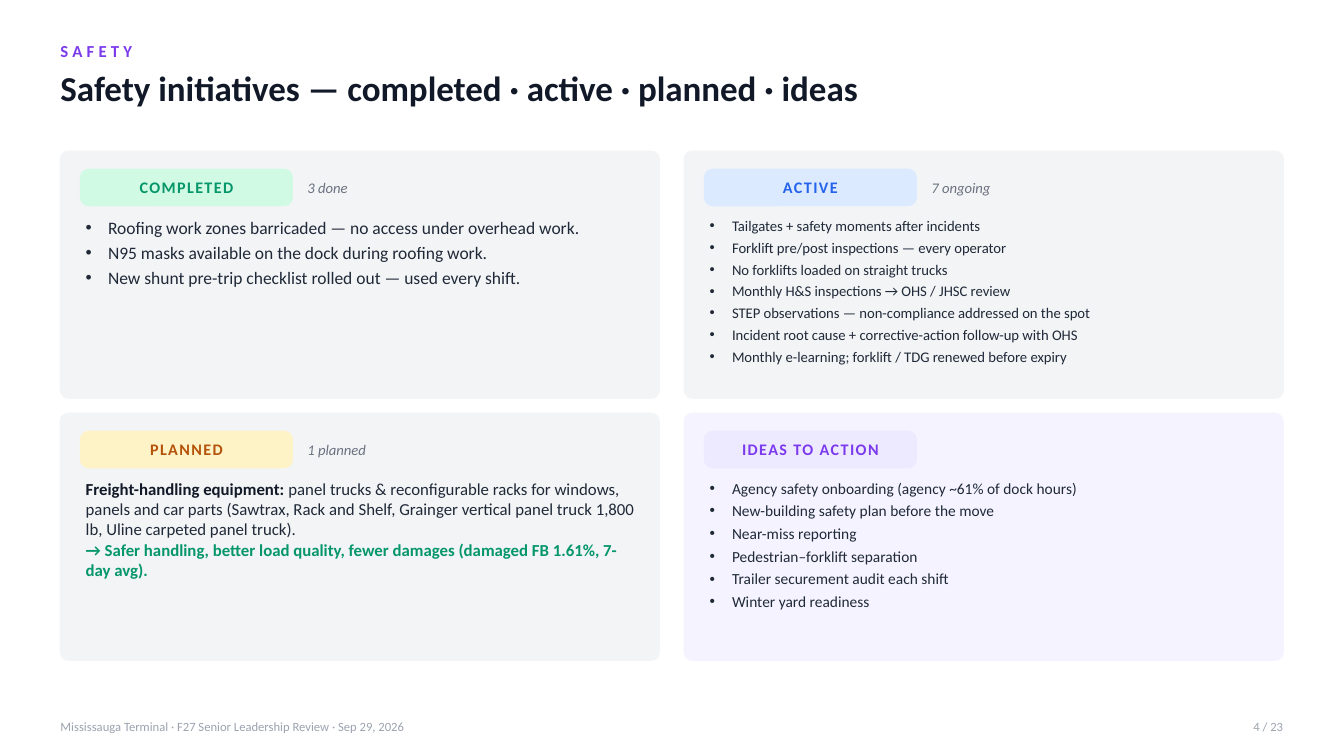
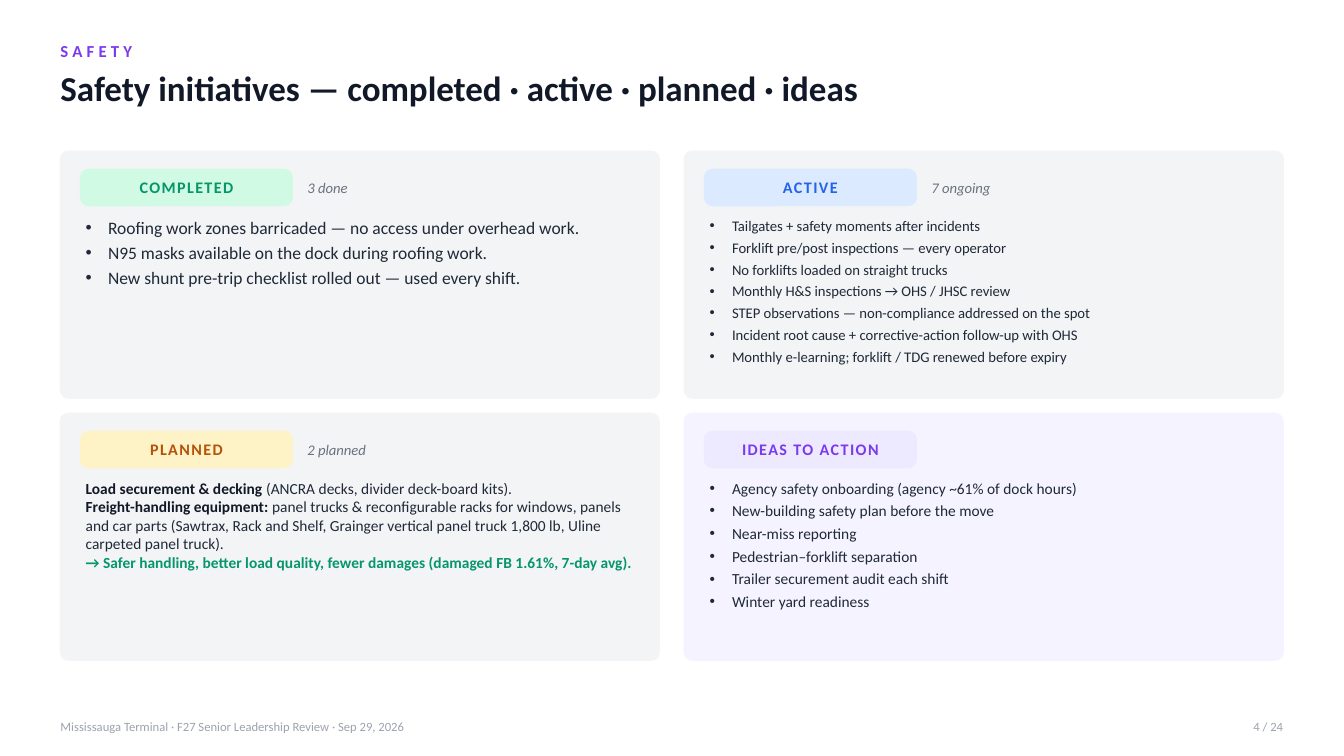
Before and after one commit to FuoriclasseX/mississauga-terminal-f26-cost-transformation-dashboard, a slide deck: slide 4 of presentation/Mississauga_F27_Leadership_Review_Sep29.pptx. Drawn at 1344x756 pixels with LibreOffice and Linux fonts; fonts in the diff are those of the drawing. Boxes give left, top, right and bottom in pixels: in the first picture for what was removed or moved away, otherwise in the second. Text is boxed around its words. In the diff, an @@ line names an element or a change of style, - is before the commit and + after.

```diff
--- a/presentation/Mississauga_F27_Leadership_Review_Sep29.pptx
+++ b/presentation/Mississauga_F27_Leadership_Review_Sep29.pptx
@@ text at box(307, 445, 366, 457): text changed @@
-1 planned
+2 planned
@@ text at box(86, 483, 512, 497): paragraph added @@
+Load securement & decking (ANCRA decks, divider deck-board kits).
@@ text at box(86, 501, 632, 571): size 12 to 11 pt in "Freight-handling equipment: panel trucks & reconfigurable ra ...", "→ Safer handling, better load quality, fewer ..." @@
@@ text at box(1253, 723, 1283, 731): text changed @@
-4 / 23
+4 / 24
```
Also in this commit, not shown: 21 other slides changed, 1 slide added.
